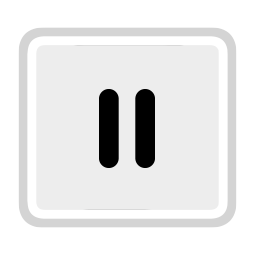
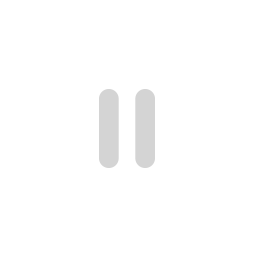
Before/after of a 256 x 256 layered artwork. What changed in the layer stack:
added layer "Layer 1" above "Vector Smart Object" over [18, 27, 237, 228]
removed layer "Vector Smart Object" (2nd of 3) over [18, 27, 237, 228]
removed layer "Vector Smart Object" (3rd of 3) over [42, 45, 214, 210]
